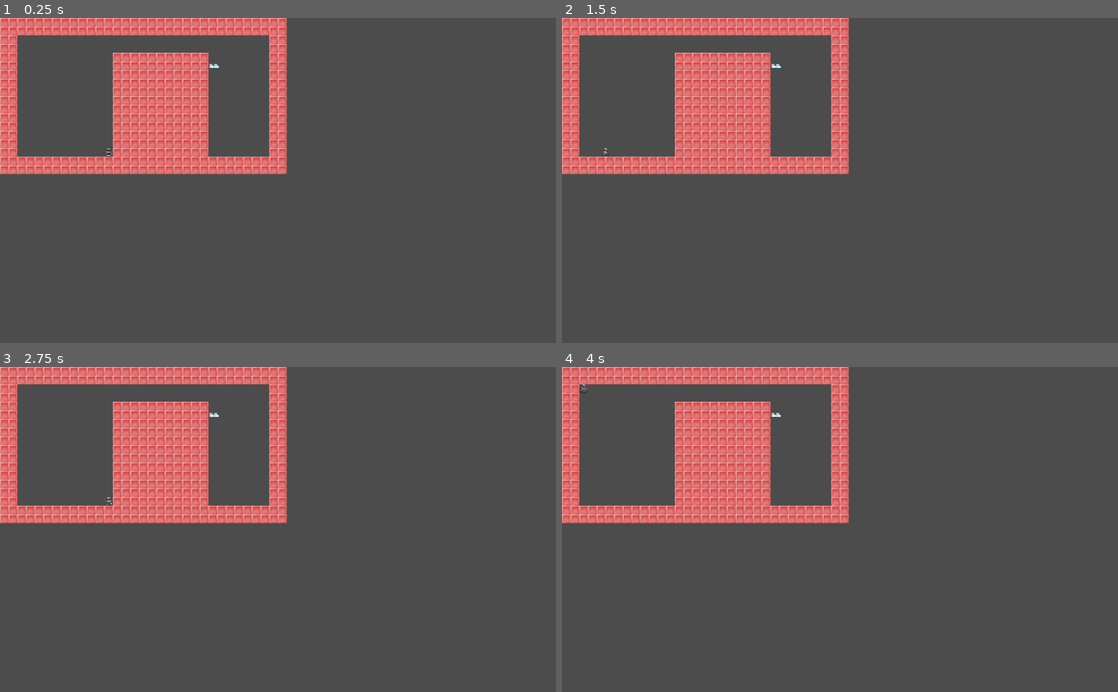
Above: before the commit, frames 1-4 (two rows, left to right).
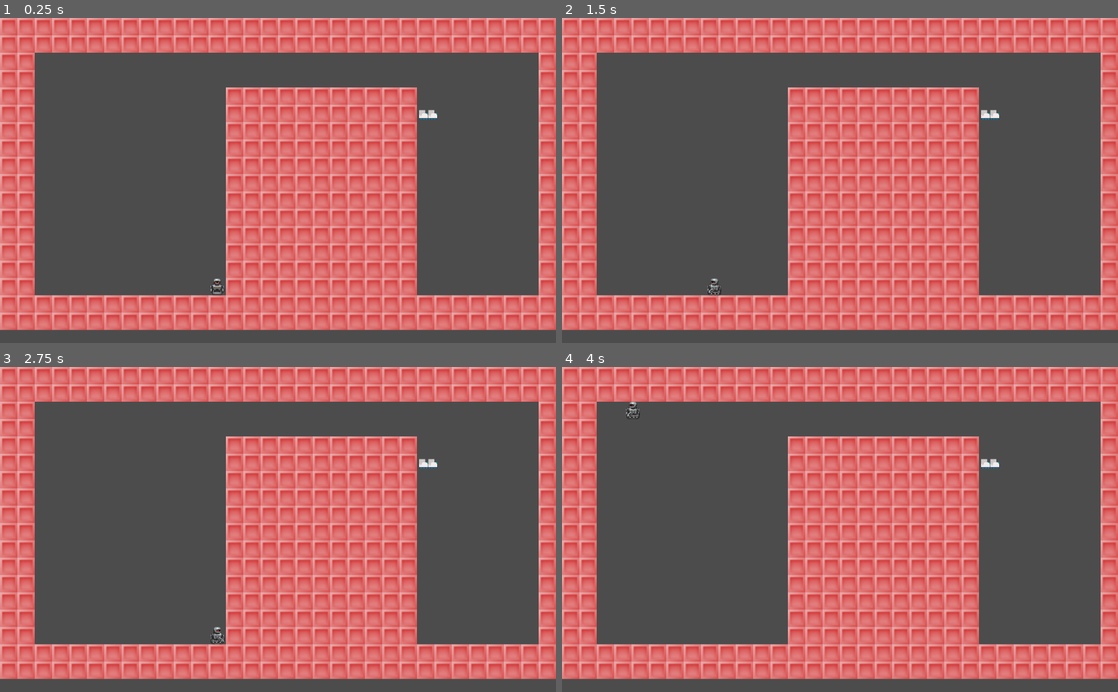
Above: after the commit, the same moments.

Repository: chazanas/godot2
Game: Godot game, scene res://level1.tscn
The game is run twice, just before and just after one commit, with the same random seed, the same clock (stepped at 60 frames per second) and the same inputs.
Inputs:
- Up to frame 1 (0.25 s): no input
- Up to frame 2 (1.5 s): tap Enter at 0.5 s; hold Right (move_right) 0.53-1.28 s; hold Down (move_bottom) 0.53-1.28 s; tap Escape (reset) at 1.25 s; hold Left (move_left) from 1.28 s (still down); tap Down (move_bottom) at 1.35 s
- Up to frame 3 (2.75 s): release Left (move_left) at 2.03 s; hold Right (move_right) from 2.03 s (still down); hold Down (move_bottom) from 2.03 s (still down)
- Up to frame 4 (4 s): release Right (move_right) at 2.78 s; release Down (move_bottom) at 2.78 s; hold Up (move_up) 2.78-3.53 s; tap Down (move_bottom) at 2.85 s; hold Left (move_left) from 3.53 s (still down); hold Down (move_bottom) from 3.53 s (still down)

The runs differ from the first frame. In frame 1, 55% of the frame differs, in the area x 0-100%, y 0-97%; in frame 2, 55%; in frame 3, 55%; in frame 4, 55%.

Commit message:
Change level pointers

Diff:
--- a/Area2D2.gd
+++ b/Area2D2.gd
@@ -14,6 +14,6 @@
 	# Update game logic here.
 	if get_overlapping_bodies().size() == 1 :
 		print('hit!!!')
-		get_tree().change_scene("res://level3.tscn")
+		get_tree().change_scene("res://level4.tscn")
 	#else:
 		#print('not_hit!')
--- a/Area2D3.gd
+++ b/Area2D3.gd
@@ -14,6 +14,6 @@
 	# Update game logic here.
 	if get_overlapping_bodies().size() == 1 :
 		print('hit!!!')
-		get_tree().change_scene("res://level4.tscn")
+		get_tree().change_scene("res://winScene.tscn")
 	#else:
 		#print('not_hit!')
--- a/Area2D4.gd
+++ b/Area2D4.gd
@@ -14,6 +14,6 @@
 	# Update game logic here.
 	if get_overlapping_bodies().size() == 1 :
 		print('hit!!!')
-		get_tree().change_scene("res://winScene.tscn")
+		get_tree().change_scene("res://level3.tscn")
 	#else:
 		#print('not_hit!')
--- a/level1.tscn
+++ b/level1.tscn
@@ -32,7 +32,10 @@
 custom_solver_bias = 0.0
 radius = 10.0
 
-[node name="colworld" type="Node2D" index="0"]
+[node name="colworld" type="Node2D"]
+
+scale = Vector2( 2, 2 )
+_sections_unfolded = [ "Transform", "Visibility", "Z Index" ]
 
 [node name="TileMap" type="TileMap" parent="." index="0"]
 
